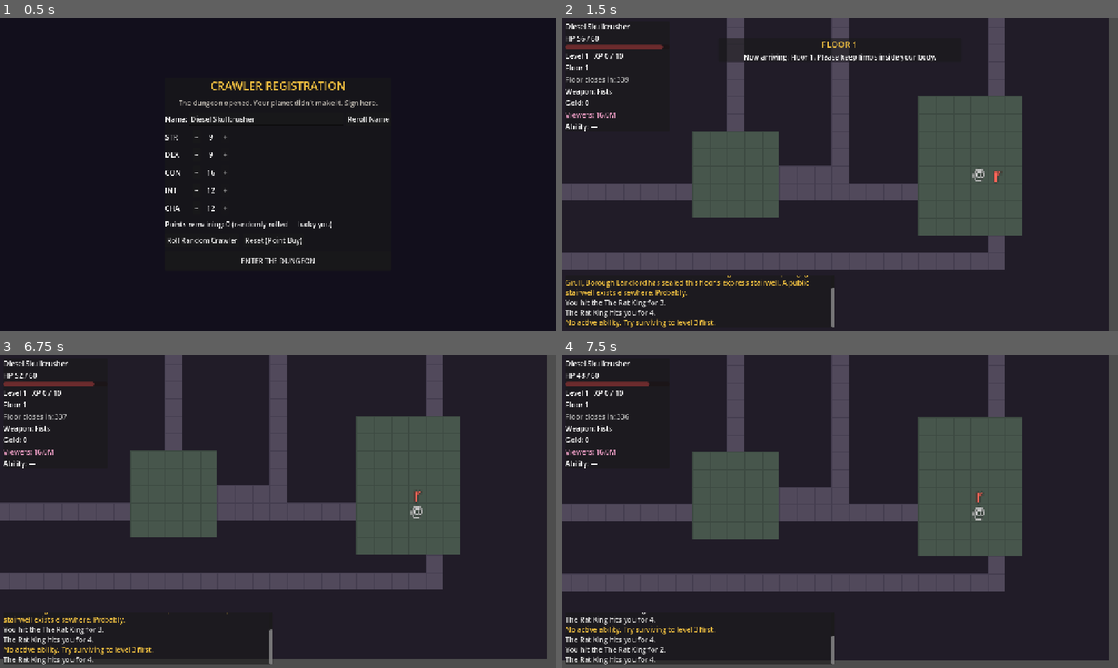
Above: before the commit, frames 1-4 (two rows, left to right).
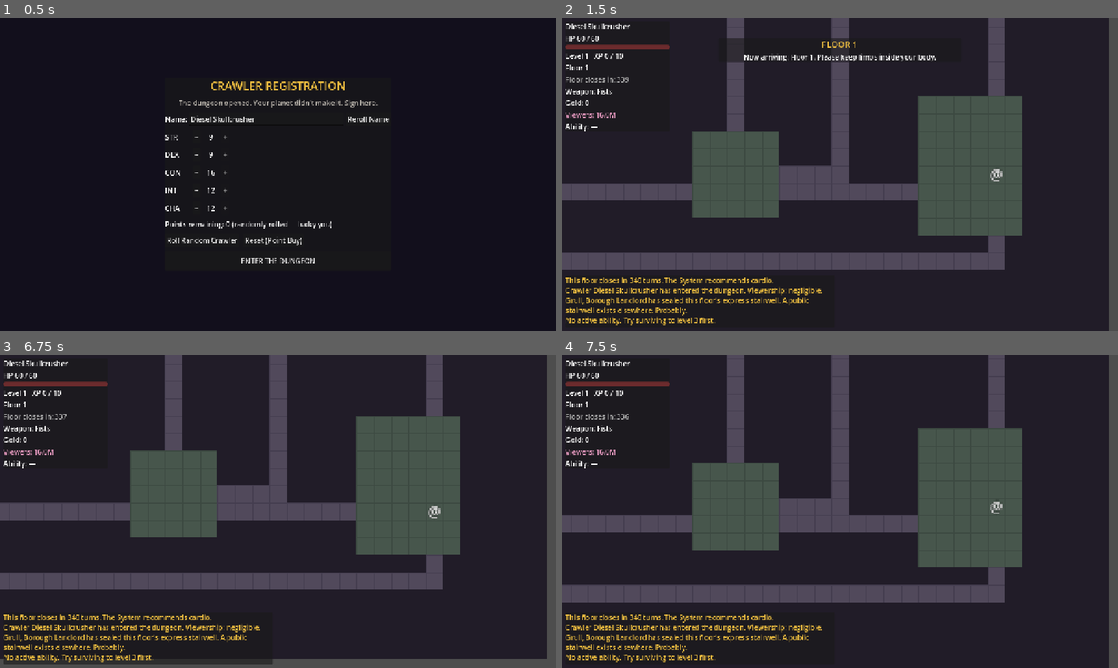
Above: after the commit, the same moments.

Repository: SamuelArchibald3/DungeonCrawler
Game: Godot game, scene res://scenes/main/main.tscn
Same seed, same stepped clock (60 frames per second), same inputs: the game is played once before the commit and once after it.
Inputs (mouse positions are in pixels of both pictures, inside the frame that each line leads up to):
- Up to frame 1 (0.5 s): no input
- Up to frame 2 (1.5 s): click "ENTER THE DUNGEON" at 0.5 s; tap Enter at 1.25 s; move the mouse to (962, 158) at 1.27 s; hold D (move_right) from 1.28 s (still down); hold Q (ability) from 1.28 s (still down); click (962, 158) at 1.42 s
- Up to frame 3 (6.75 s): tap Space (wait) at 2, 3.5, 3.6, 5 s; move the mouse to (166, 527) at 2.02 s; release D (move_right) at 2.03 s; release Q (ability) at 2.03 s; hold S (move_down) 2.03-2.78 s; tap V (achievements) at 2.1, 6.6 s; tap Enter at 2.75, 4.25, 4.35 s; move the mouse to (333, 442) at 2.77 s; hold D (move_right) 2.78-3.53 s; hold E (interact) 2.78-3.53 s; move the mouse to (250, 574) at 3.52 s; hold W (move_up) 3.53-4.28 s; click (250, 574) at 3.67 s; move the mouse to (444, 558) at 4.27 s; hold A (move_left) 4.28-5.78 s; move the mouse to (111, 464) at 5.02 s; tap Tab at 5.1 s; move the mouse to (305, 511) at 5.77 s; hold S (move_down) 5.78-6.53 s; hold Q (ability) 5.78-6.53 s; click (305, 511) at 5.92 s; move the mouse to (194, 433) at 6.52 s; hold D (move_right) from 6.53 s (still down)
- Up to frame 4 (7.5 s): move the mouse to (962, 495) at 7.27 s; release D (move_right) at 7.28 s; hold W (move_up) from 7.28 s (still down); hold E (interact) from 7.28 s (still down)

Frame 1 is identical in both runs. In frame 2, 2.6% of the frame differs, in the area x 0-80%, y 5-99%; in frame 3, 2.5%; in frame 4, 15%, in the area x 0-99%, y 5-100%.

Commit message:
Guarantee the spawn room is empty on every floor
Enemies, loot boxes, the shopkeeper, and stairs already avoided the spawn
room, but a neighbourhood boss could still claim it when it was his zone's
largest room - waking up next to a boss is bad hospitality. Bosses now
skip the spawn room, and both test suites assert spawn-room emptiness
(procgen across 100 seeded floors; systest against the live dungeon
including bosses and the shopkeeper). Floor 3's friendly saferoom guide
remains the one intentional roommate.

Co-Authored-By: Claude Fable 5 <noreply@anthropic.com>

Diff:
--- a/scenes/dungeon/dungeon.gd
+++ b/scenes/dungeon/dungeon.gd
@@ -195,8 +195,9 @@
 		var best := Rect2i()
 		for room: Rect2i in rooms:
 			if room == floor_data.saferoom or room == floor_data.shop_room \
+					or room == floor_data.rooms[0] \
 					or room.has_point(floor_data.stairs):
-				continue  # the stairs room belongs to the borough boss
+				continue  # spawn room stays empty; stairs room belongs to the borough boss
 			if room.get_area() > best.get_area():
 				best = room
 		if best.size == Vector2i.ZERO:
--- a/tests/systest.gd
+++ b/tests/systest.gd
@@ -188,6 +188,19 @@
 		if dungeon.zone_at(spawn_pos) == -1:
 			all_spawns_zoned = false
 	check(all_spawns_zoned, "every enemy spawn is inside a neighbourhood")
+
+	# Spawn room must be empty: no enemies (incl. bosses), boxes, or shopkeeper
+	var spawn_room: Rect2i = fd.rooms[0]
+	var spawn_room_clear := true
+	for e: Entity in dungeon.enemies:
+		if spawn_room.has_point(e.grid_pos):
+			spawn_room_clear = false
+	if dungeon.shopkeeper != null and spawn_room.has_point(dungeon.shopkeeper.grid_pos):
+		spawn_room_clear = false
+	for box_spawn: Dictionary in fd.box_spawns:
+		if spawn_room.has_point(box_spawn["pos"]):
+			spawn_room_clear = false
+	check(spawn_room_clear, "spawn room is empty of enemies, bosses, boxes, and shops")
 
 	var boss: Entity = null
 	for info: Dictionary in dungeon.zones_runtime:
--- a/tests/test_procgen.gd
+++ b/tests/test_procgen.gd
@@ -64,6 +64,19 @@
 				failures += 1
 				break
 
+		# The spawn room must be empty: no enemies or boxes generate inside it
+		var spawn_room: Rect2i = fd.rooms[0]
+		for pos in fd.enemy_spawns:
+			if spawn_room.has_point(pos):
+				print("FAIL seed %d: enemy spawned in the spawn room" % seed_value)
+				failures += 1
+				break
+		for spawn in fd.box_spawns:
+			if spawn_room.has_point(spawn["pos"]):
+				print("FAIL seed %d: loot box spawned in the spawn room" % seed_value)
+				failures += 1
+				break
+
 		var seen := {}
 		var bad_placement := false
 		for pos in fd.enemy_spawns:
